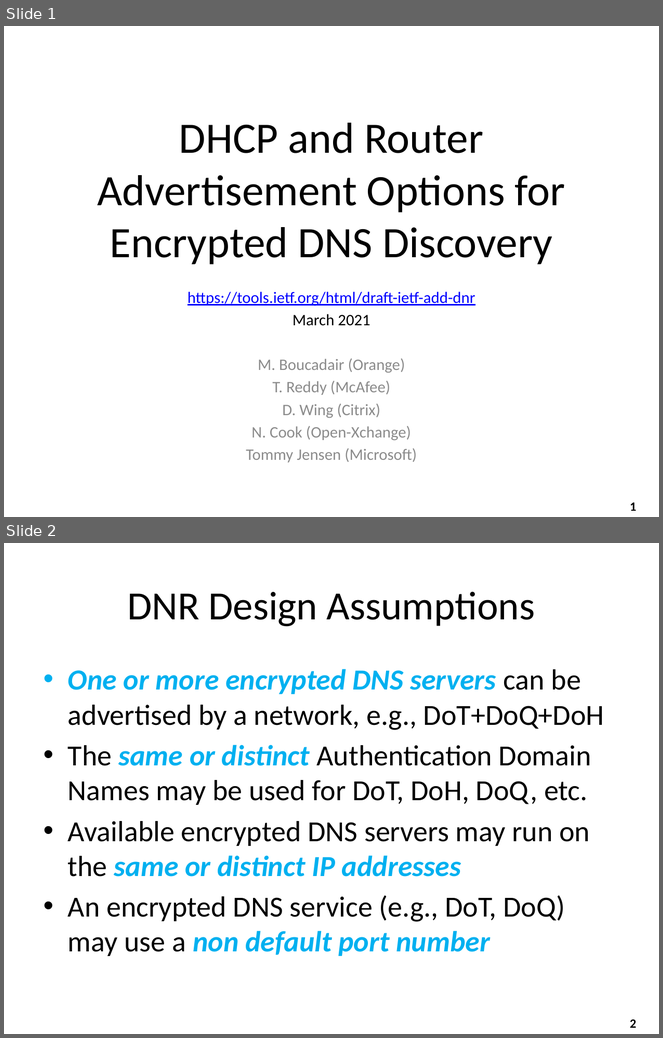
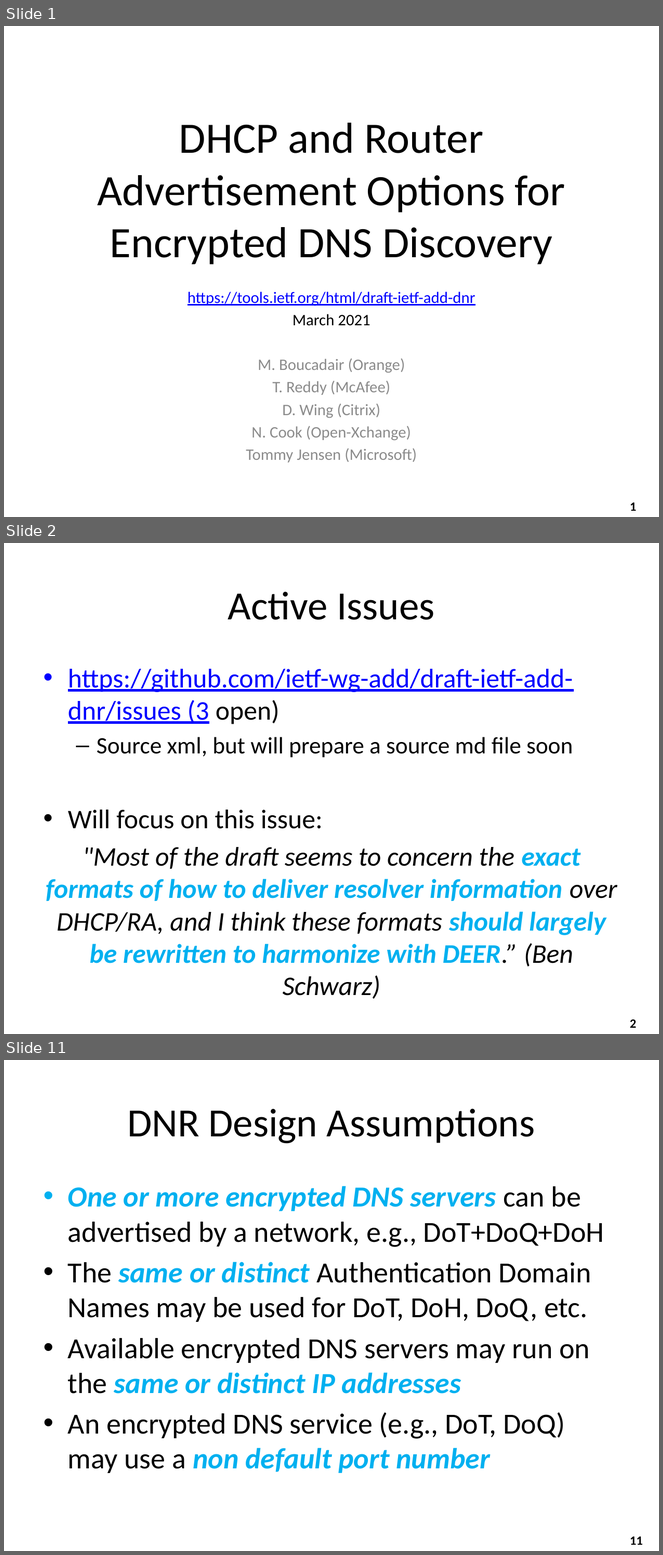
Before and after one commit to boucadair/draft-btw-add-home-network, a slide deck: ietf110/draft-ietf-add-dnr.pptx. Shown one above the other, each under a label of ours: slides 1 and 2 before the commit, slides 1, 2 and 11 after it; the slides between them are not shown. The pictures are 663x1038 and 663x1555 pixels, drawn with LibreOffice and Linux fonts; fonts in the diff are those of the drawing. Boxes give left, top, right and bottom in pixels: in the first picture for what was removed or moved away, otherwise in the second. Text is boxed around its words. In the diff, an @@ line names an element or a change of style, - is before the commit and + after.

```diff
--- a/ietf110/draft-ietf-add-dnr.pptx
+++ b/ietf110/draft-ietf-add-dnr.pptx
@@ slide 2 added at <box>4,543,659,1034</box>, background #FFFFFF; not listed: 1 template element that a slide beside it also shows @@
@@ title added at <box>228,591,435,620</box>, 44 pt, text #000000 @@
+Active Issues
@@ text added at <box>46,669,618,967</box>, 29.6 pt, text #000000, italic @@
+• https://github.com/ietf-wg-add/draft-ietf-add-dnr/issues (3 open)
+  – Source xml, but will prepare a source md file soon
+• Will focus on this issue:
+"Most of the draft seems to concern the exact formats of how to deliver resolver information over DHCP/RA, and I think these formats should largely be rewritten to harmonize with DEER.” (Ben Schwarz)
@@ what was slide 2 is now slide 11 @@
@@ page number at <box>630,1537,643,1545</box>: text changed @@
-2
+11
```
Also in this commit, not shown: 7 slides changed, 2 other slides added, 1 other file.
